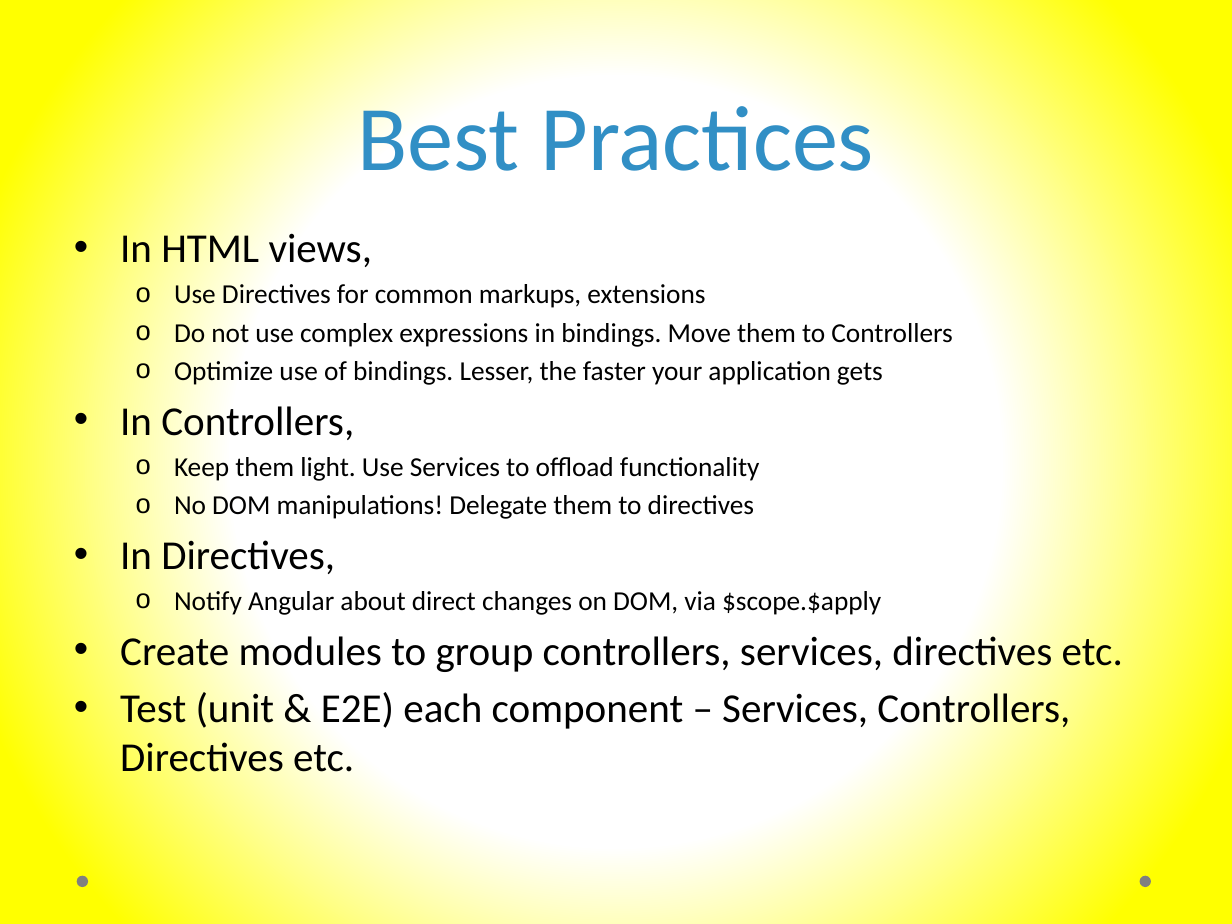
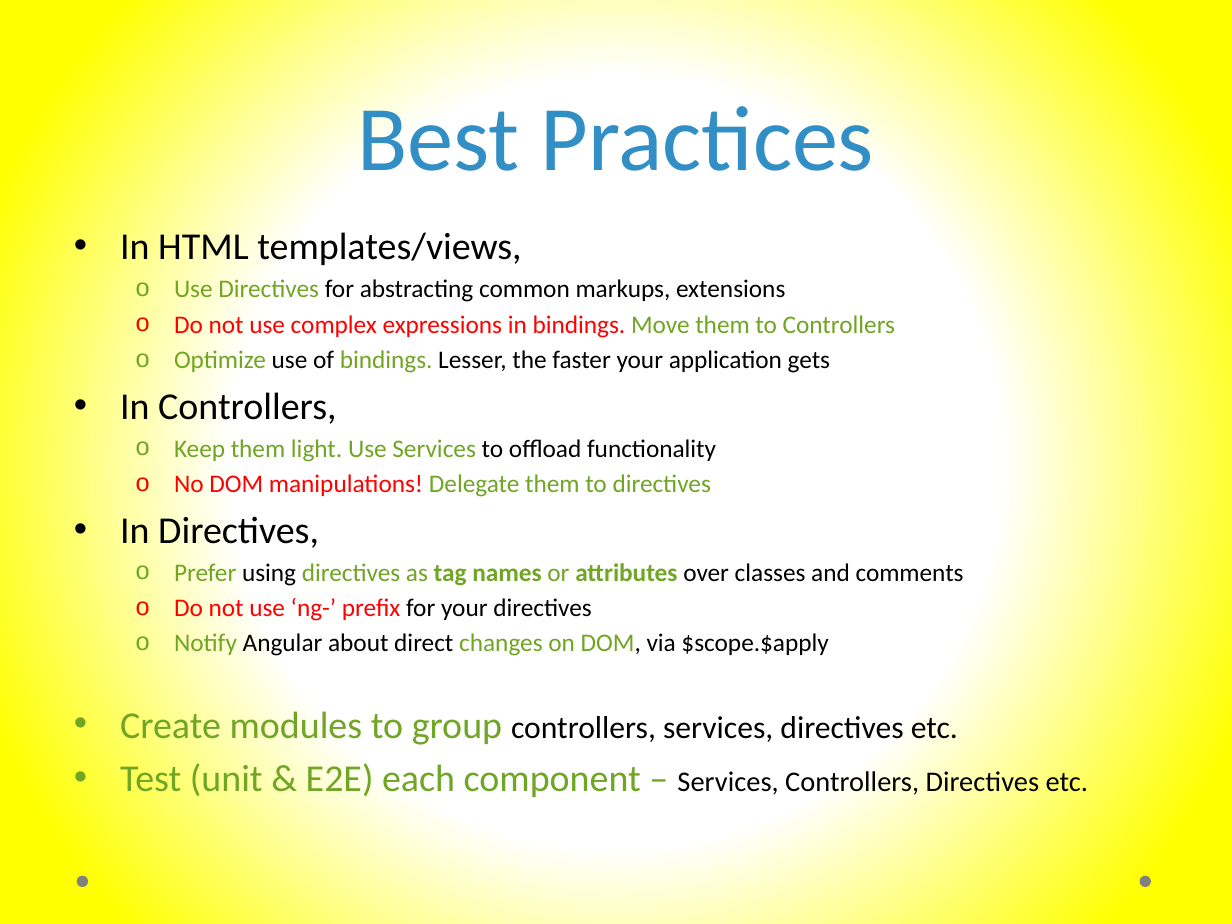
Before and after one commit to murtazahaveliwala/technext-angularjs-demo, a slide deck: slide 22 of Introduction to AngularJs.pptx (slide 19 before the commit). Drawn at 1232x924 pixels with LibreOffice and Linux fonts; fonts in the diff are those of the drawing. Boxes give left, top, right and bottom in pixels: in the first picture for what was removed or moved away, otherwise in the second. Text is boxed around its words. In the diff, an @@ line names an element or a change of style, - is before the commit and + after.

Commit message:
Added about me, custom directive slides. Added more content and coloring to a few slides like best pratices etc.

```diff
--- a/Introduction to AngularJs.pptx
+++ b/Introduction to AngularJs.pptx
@@ text at [120,232,785,302]: text changed; size 16 to 14.8 pt @@
-• In HTML views,
-  o Use Directives for common markups, extensions
+• In HTML templates/views,
+  o Use Directives for abstracting common markups, extensions
@@ text at [120,315,1088,797]: size 16 to 14.8 pt in "Do not use complex expressions in bindings. ...", "Optimize use of bindings. Lesser, the faster ...", "Keep them light. Use Services to offload ...", "No DOM manipulations! Delegate them to directives" and 1 more places; text colour #000000 to #FF0000 in "Do not use complex expressions in bindings.", "No DOM manipulations!"; text colour #000000 to #70A525 in "Move them to Controllers", "Optimize bindings.", "Keep them light. Use Services", "Delegate them to directives" and 3 more places; size 24 to 22.2 pt in "In Controllers,", "In Directives,", "Create modules to group", "Test (unit & E2E) each component –"; size 24 to 18.5 pt in "controllers, services, directives etc."; size 24 to 16.6 pt in "Services, Controllers, Directives etc."; less space between paragraphs @@
@@ text at [174,563,964,621]: paragraphs added @@
+  o Prefer using directives as tag names or attributes over classes and comments
+  o Do not use ‘ng-’ prefix for your directives
```
Also in this commit, not shown: 10 other slides changed, 5 slides added, 1 slide removed, 1 other file.
